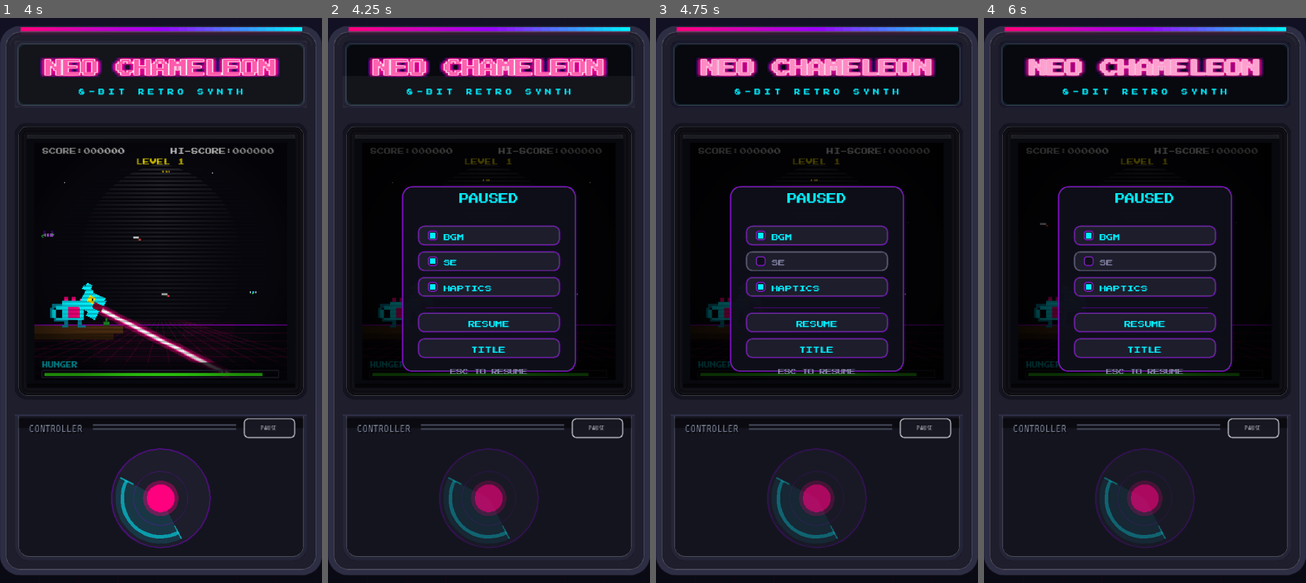
Above: before the commit, frames 1-4 (left to right).
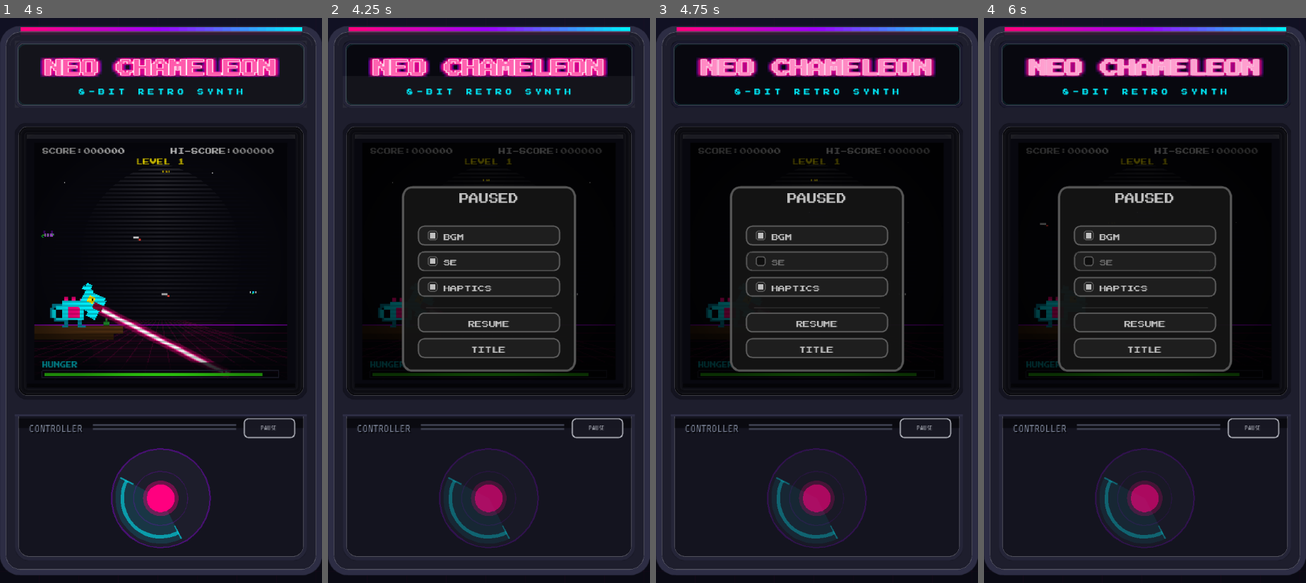
Above: after the commit, the same moments.

Repository: nyapp/chameleon
Game: Godot game, scene res://scenes/CabinetScene.tscn
Two runs of this game, one before a commit and one after it. Both use one fixed random seed, a clock stepped at 60 frames per second and the inputs below.
Inputs (mouse positions are in pixels of both pictures, inside the frame that each line leads up to):
- Up to frame 1 (4 s): tap Enter at 0.5 s; drag from (161, 498) to (193, 176) at 0.52 s; drag from (270, 430) to (144, 413) at 1.27 s; move the mouse to (193, 176) at 2.02 s; hold Right (aim_right) 2.03-2.75 s; click (193, 176) at 2.17 s; drag from (144, 413) to (64, 215) at 2.77 s; move the mouse to (257, 385) at 3.52 s; hold Down (aim_down) from 3.53 s (still down); click (257, 385) at 3.67 s; tap Space at 3.77 s
- Up to frame 2 (4.25 s): keep holding Down (aim_down); tap Escape at 4.15 s
- Up to frame 3 (4.75 s): release Down (aim_down) at 4.25 s; drag from (817, 260) to (768, 159) at 4.27 s
- Up to frame 4 (6 s): move the mouse to (1161, 300) at 5.02 s; hold Right (aim_right) 5.03-5.75 s; click (1161, 300) at 5.17 s; drag from (1096, 159) to (1080, 328) at 5.77 s

Frame 1 is identical in both runs. In frame 2, 3.2% of the frame differs, in the area x 22-78%, y 29-63%; in frame 3, 3.0%; in frame 4, 3.0%.

Commit message:
fix: update pause overlay colors for improved visibility and adjust border width for better UI consistency

Diff:
--- a/scripts/CabinetPauseOverlay.gd
+++ b/scripts/CabinetPauseOverlay.gd
@@ -18,20 +18,20 @@
 const PANEL_TOP: float = 44.0
 const PANEL_WIDTH: float = 176.0
 const PANEL_BOTTOM_PAD: float = 14.0
+const PANEL_BORDER_WIDTH: float = 2.5
 const TITLE_BASELINE_Y: float = 62.0
 const ROW_START_Y: float = 84.0
-const HINT_BASELINE_Y: float = 235.0
-
-const COLOR_PANEL_BG := Color(0.059, 0.059, 0.102, 0.95)
-const COLOR_PANEL_BORDER := Color(0.616, 0.0, 1.0, 0.85)
-const COLOR_ROW_BG := Color(0.118, 0.118, 0.176, 0.95)
-const COLOR_ROW_BORDER_ON := Color(0.616, 0.0, 1.0, 0.7)
-const COLOR_ROW_BORDER_OFF := Color(0.306, 0.306, 0.427)
-const COLOR_TEXT_ON := Color(0.0, 0.941, 1.0)
-const COLOR_TEXT_OFF := Color(0.502, 0.502, 0.627)
-const COLOR_CHECKBOX_BG := Color(0.059, 0.059, 0.102, 1.0)
-const COLOR_CHECKBOX_BORDER := Color(0.616, 0.0, 1.0, 0.85)
-const COLOR_DIVIDER := Color(0.616, 0.0, 1.0, 0.35)
+
+const COLOR_PANEL_BG := Color(0.08, 0.08, 0.08, 0.92)
+const COLOR_PANEL_BORDER := Color(0.45, 0.45, 0.45, 0.7)
+const COLOR_ROW_BG := Color(0.12, 0.12, 0.12, 0.92)
+const COLOR_ROW_BORDER_ON := Color(0.55, 0.55, 0.55, 0.65)
+const COLOR_ROW_BORDER_OFF := Color(0.28, 0.28, 0.28)
+const COLOR_TEXT_ON := Color(0.75, 0.75, 0.75)
+const COLOR_TEXT_OFF := Color(0.42, 0.42, 0.42)
+const COLOR_CHECKBOX_BG := Color(0.06, 0.06, 0.06, 1.0)
+const COLOR_CHECKBOX_BORDER := Color(0.45, 0.45, 0.45, 0.75)
+const COLOR_DIVIDER := Color(0.35, 0.35, 0.35, 0.4)
 
 var _main_scene: Node2D = null
 var _last_tap_frame: int = -1
@@ -147,7 +147,7 @@
 
 	var panel := _panel_rect()
 	_draw_rounded_rect(panel, COLOR_PANEL_BG, PANEL_RADIUS, true)
-	_draw_rounded_rect(panel, COLOR_PANEL_BORDER, PANEL_RADIUS, false, 1.0)
+	_draw_rounded_rect(panel, COLOR_PANEL_BORDER, PANEL_RADIUS, false, PANEL_BORDER_WIDTH)
 
 	draw_string(font,
 		Vector2(0, TITLE_BASELINE_Y),
@@ -168,12 +168,6 @@
 
 	_draw_pause_action(_action_row(0), "RESUME")
 	_draw_pause_action(_action_row(1), "TITLE")
-
-	var hint: String = "ESC TO RESUME" if not DisplayServer.is_touchscreen_available() else "TAP OUTSIDE TO RESUME"
-	draw_string(font,
-		Vector2(0, HINT_BASELINE_Y),
-		hint, HORIZONTAL_ALIGNMENT_CENTER, CANVAS_W, 6,
-		COLOR_TEXT_OFF)
 
 func _draw_pause_toggle(rect: Rect2, label: String, enabled: bool) -> void:
 	var font := _game_font()
Binary file changed: icon.png
